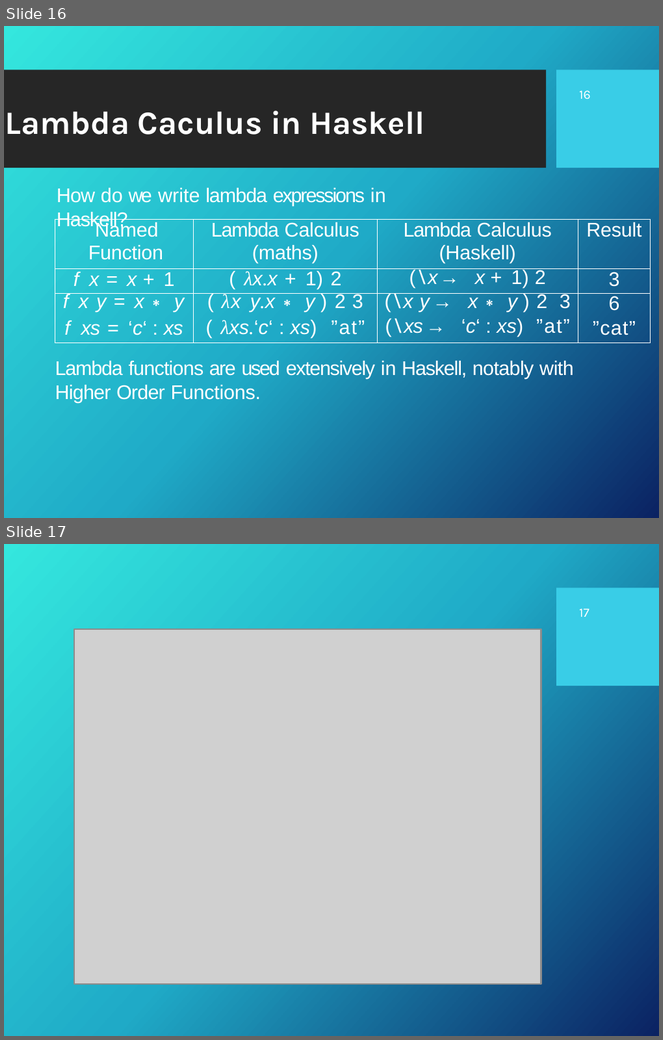
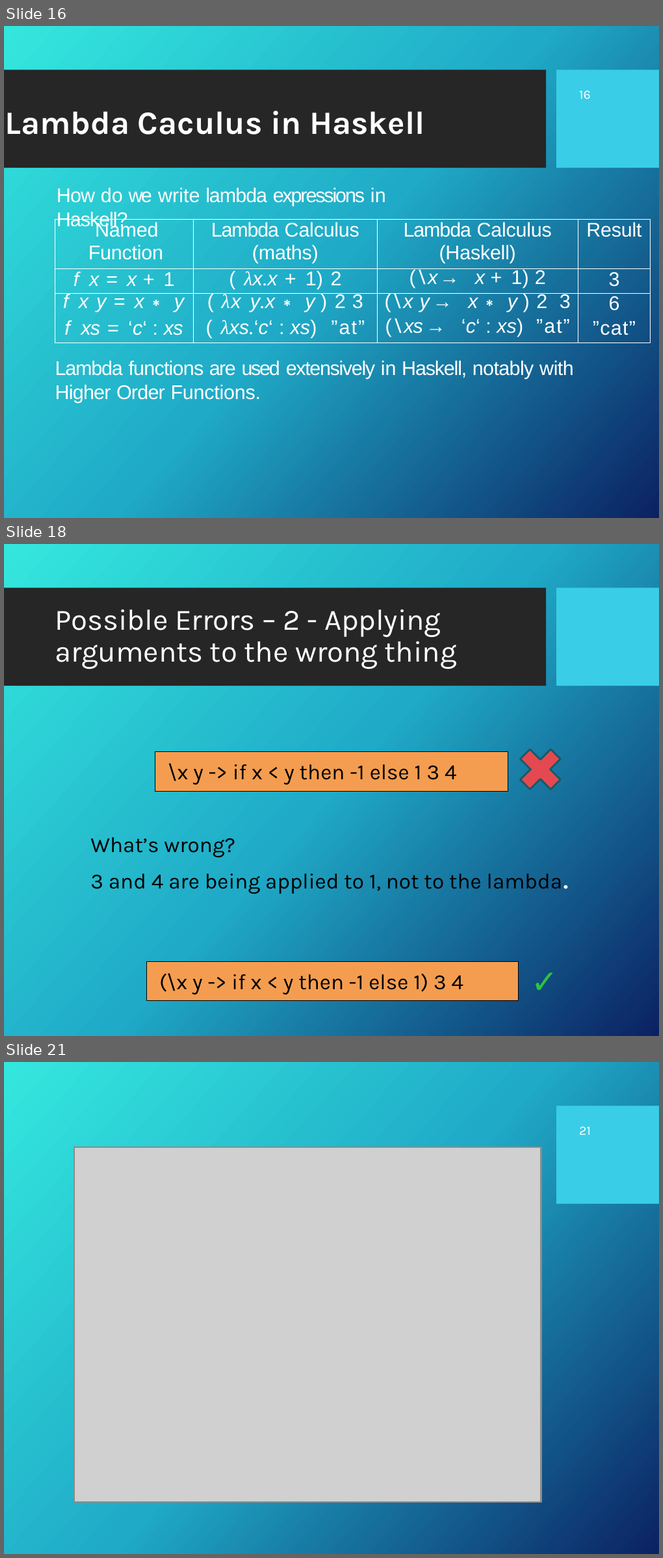
Before and after one commit to Fun-Prog-26/fun-prog-26, a slide deck: topic04-functions-and-lambda-calculus/unit-04a-lectures/wip/talk-2/b-lambda-calculus.pptx. Shown one above the other, each under a label of ours: slides 16 and 17 before the commit, slides 16, 18 and 21 after it; the slides between them are not shown. The pictures are 663x1040 and 663x1558 pixels, drawn with LibreOffice and Linux fonts; fonts in the diff are those of the drawing; grey boxes stand for pictures; background and template pictures are left out. Boxes give left, top, right and bottom in pixels: in the first picture for what was removed or moved away, otherwise in the second. Text is boxed around its words. In the diff, an @@ line names an element or a change of style, - is before the commit and + after.

```diff
--- a/topic04-functions-and-lambda-calculus/unit-04a-lectures/wip/talk-2/b-lambda-calculus.pptx
+++ b/topic04-functions-and-lambda-calculus/unit-04a-lectures/wip/talk-2/b-lambda-calculus.pptx
@@ slide 18 added at box(4, 544, 659, 1036), background picture (left out); not listed: 2 template elements that a slide beside it also shows @@
@@ title added at box(55, 609, 457, 669), 16.3 pt, text #FFFFFF @@
+Possible Errors – 2 - Applying arguments to the wrong thing
@@ rectangle added at box(155, 752, 508, 791), fill #F49D50, outline #000000 0.75 pt, 12 pt, text #000000 @@
+\x y -> if x < y then -1 else 1 3 4
@@ cross added at box(511, 740, 570, 799), fill #E44951, outline #195A65 1 pt @@
@@ text added at box(90, 837, 562, 894), 12 pt, text #000000 @@
+What’s wrong?
+3 and 4 are being applied to 1, not to the lambda.
@@ rectangle added at box(147, 961, 519, 1000), fill #F49D50, outline #000000 0.75 pt, 12 pt, text #000000 @@
+(\x y -> if x < y then -1 else 1) 3 4
@@ text added at box(519, 955, 563, 1007), 18 pt, text #29C63F, bold @@
+✓
@@ what was slide 17 is now slide 21 @@
@@ page number at box(579, 1126, 591, 1135): text changed @@
-17
+21
```
Also in this commit, not shown: 2 slides changed, 3 other slides added, 14 other files.
